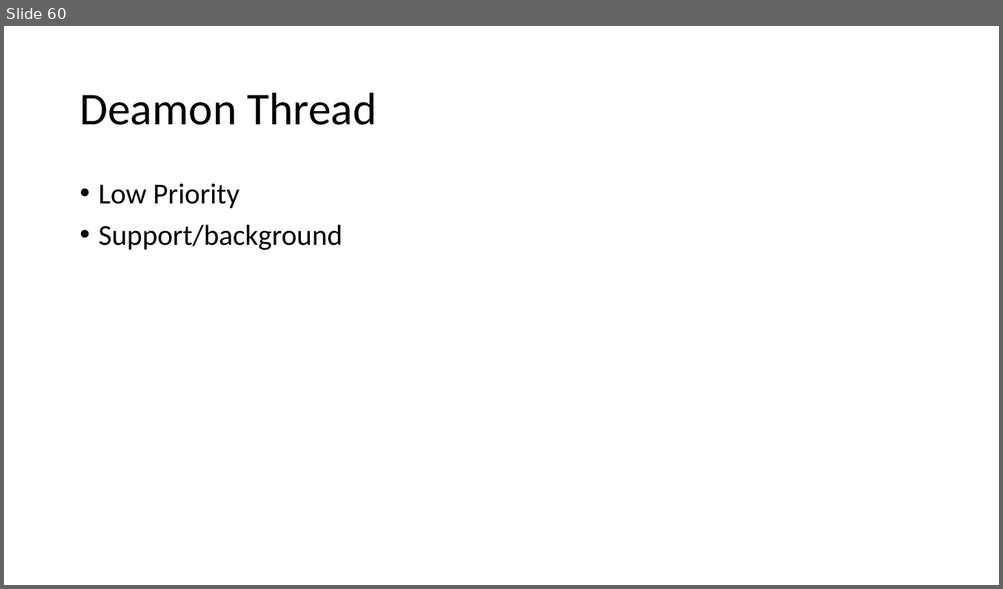
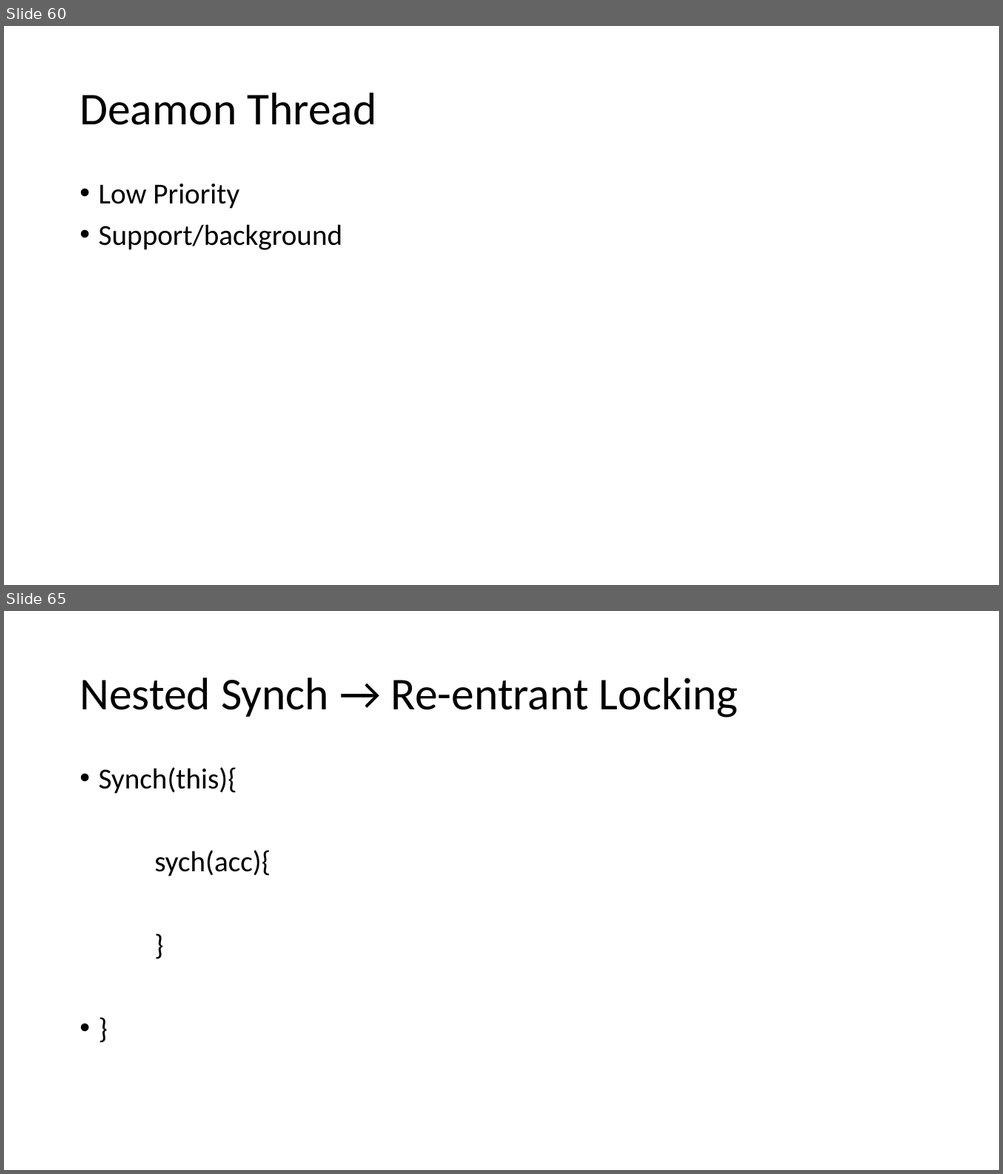
Before and after one commit to caprepo/java-jul, a slide deck: Java.pptx. Shown one above the other, each under a label of ours: slide 60 before the commit, slides 60 and 65 after it; the slides between them are not shown. The pictures are 1003x589 and 1003x1174 pixels, drawn with LibreOffice and Linux fonts; fonts in the diff are those of the drawing. Boxes give left, top, right and bottom in pixels: in the first picture for what was removed or moved away, otherwise in the second. Text is boxed around its words. In the diff, an @@ line names an element or a change of style, - is before the commit and + after.

```diff
--- a/Java.pptx
+++ b/Java.pptx
@@ slide 65 added at (4,611,999,1170), background #FFFFFF @@
@@ title added at (79,678,738,718), 44 pt, text #000000 @@
+Nested Synch → Re-entrant Locking
@@ text added at (99,767,270,877), 28 pt, text #000000 @@
+• Synch(this){
+sych(acc){
+}
+• }
```
Also in this commit, not shown: 21 other slides added, 1 other file.
